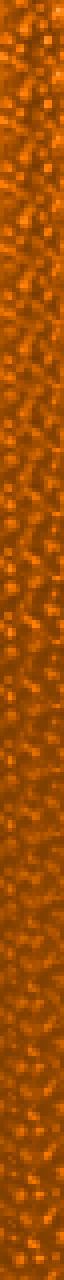
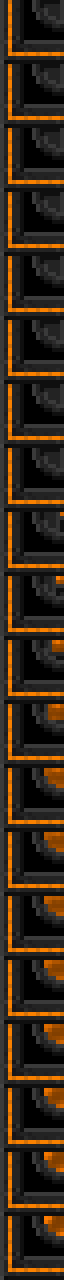
Two versions of the same layered image (64x1280). Layer-by-layer changes:
added layer "Machinery" above "Background" over [0, 0, 64, 1280]
